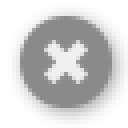
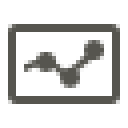
Layered file, before and after one edit (128×128). Changes by layer:
added layer "Layer 17" above "Layer 16" over box(8, 24, 120, 108)
hid "Layer 16" (1st of 2) over box(8, 4, 128, 128)
